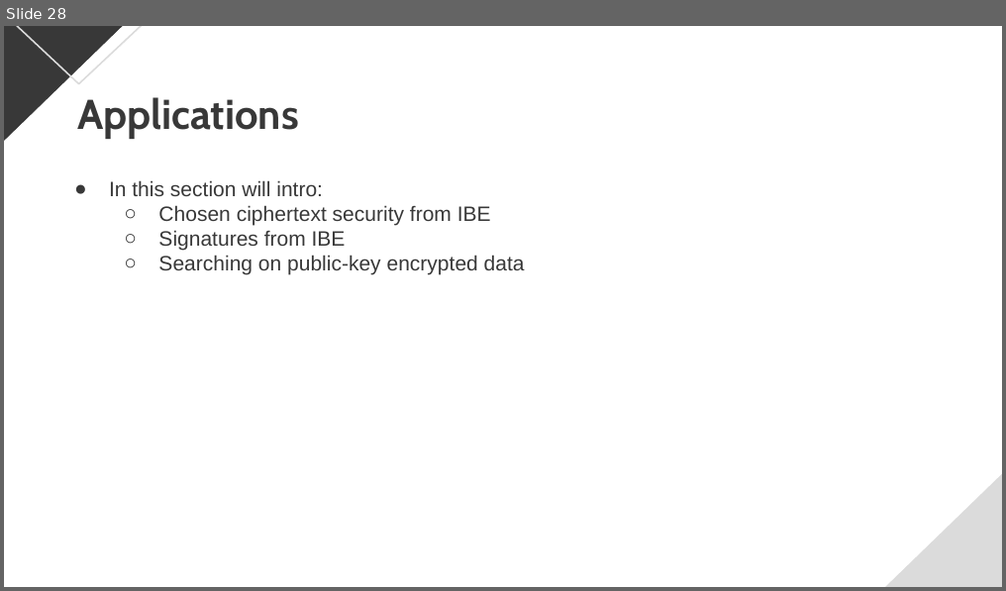
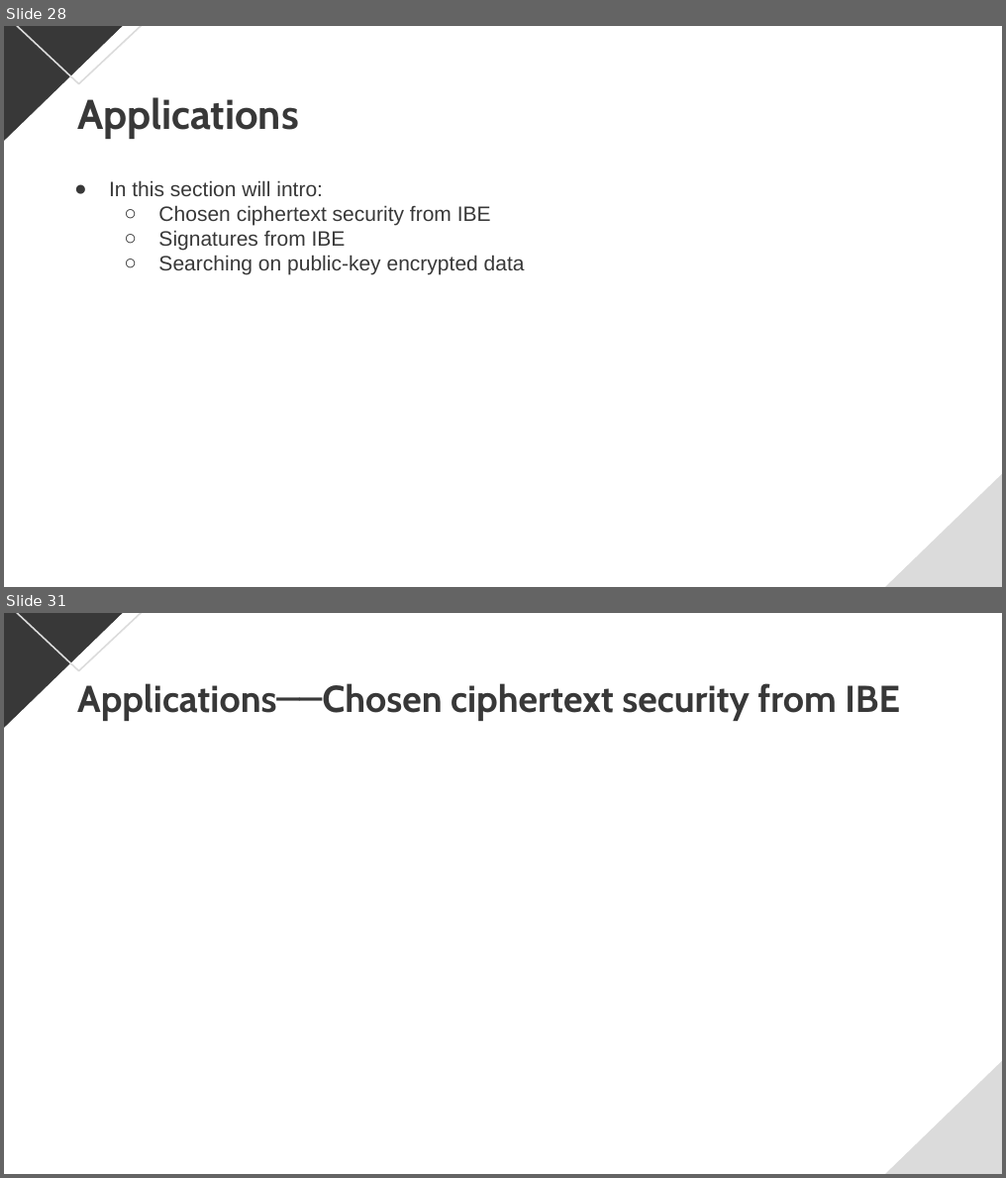
Before and after one commit to baiyanchen8/aliada, a slide deck: 碩士/課本書報/chap15.6-15.9 [自動儲存].pptx. Shown one above the other, each under a label of ours: slide 28 before the commit, slides 28 and 31 after it; the slides between them are not shown. The pictures are 1006x591 and 1006x1178 pixels, drawn with LibreOffice and Linux fonts; fonts in the diff are those of the drawing; grey boxes stand for pictures; background and template pictures are left out. Boxes give left, top, right and bottom in pixels: in the first picture for what was removed or moved away, otherwise in the second. Text is boxed around its words. In the diff, an @@ line names an element or a change of style, - is before the commit and + after.

```diff
--- a/碩士/課本書報/chap15.6-15.9 [自動儲存].pptx
+++ b/碩士/課本書報/chap15.6-15.9 [自動儲存].pptx
@@ slide 31 added at [4, 613, 1002, 1174], background #FFFFFF; not listed: 3 template elements that a slide beside it also shows @@
@@ title added at [77, 683, 900, 721], 36 pt, text #383838, bold @@
+Applications──Chosen ciphertext security from IBE
```
Also in this commit, not shown: 4 slides changed, 12 other slides added.
